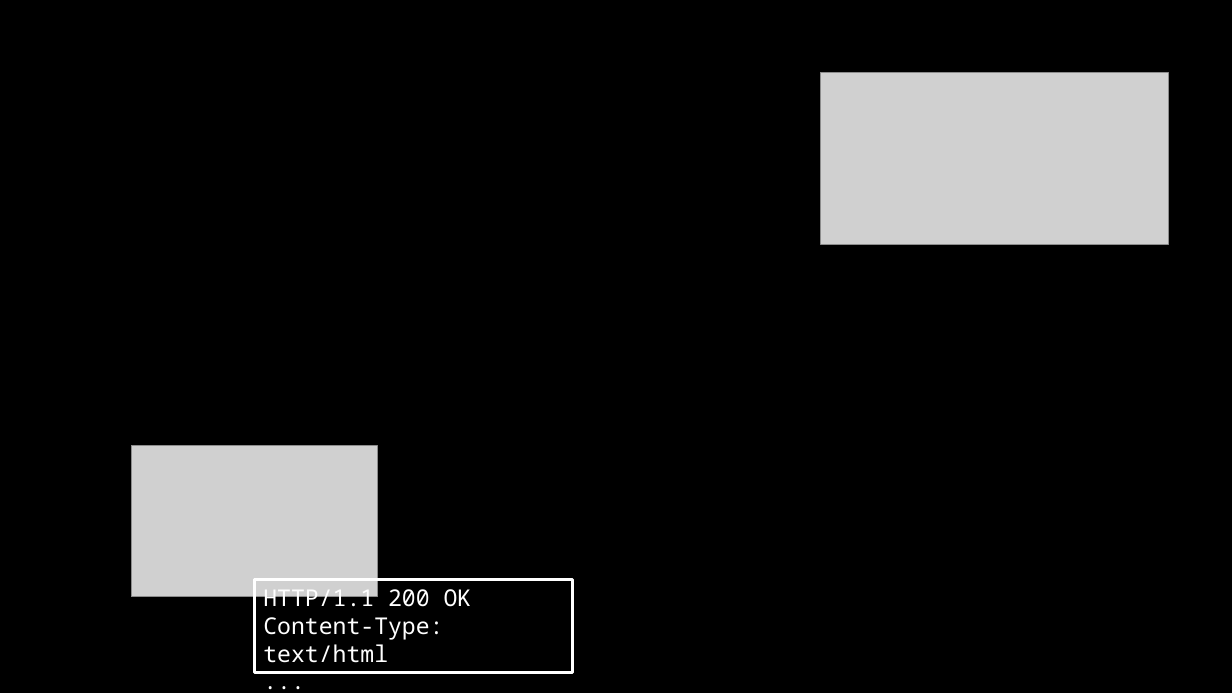
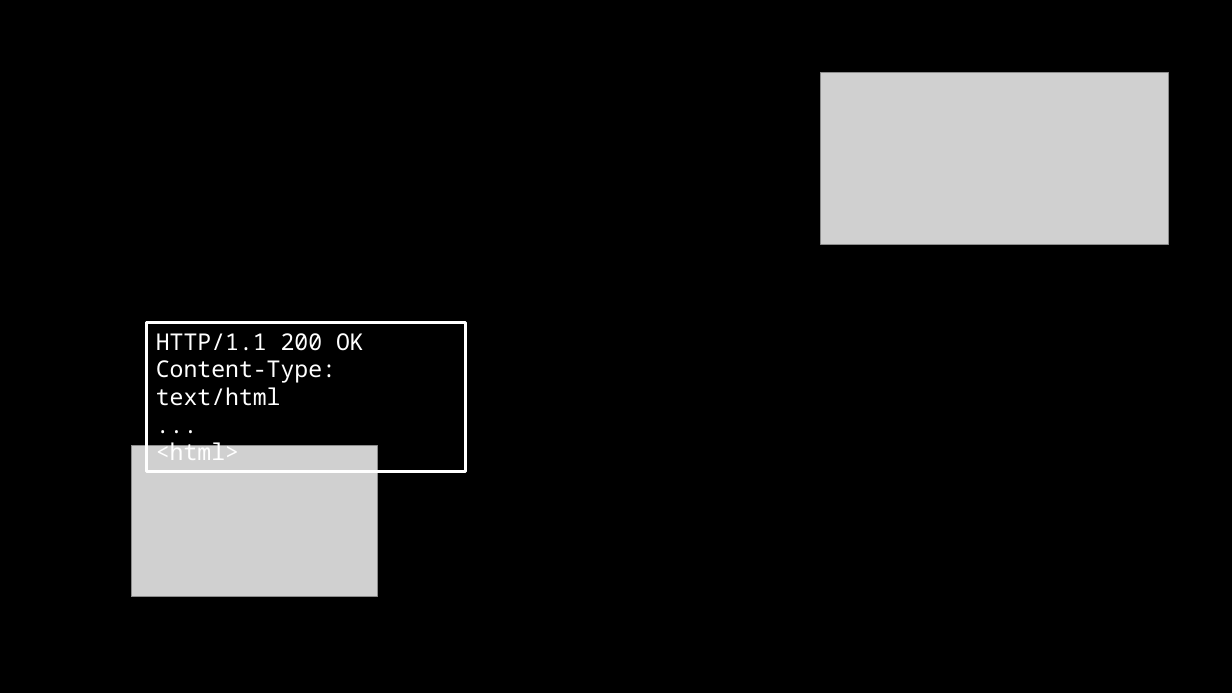
Before and after one commit to sartajd/js101-2022, a slide deck: slide 4 of lecture13/slides13.pptx. Drawn at 1232x693 pixels with LibreOffice and Linux fonts; fonts in the diff are those of the drawing; grey boxes stand for pictures. Boxes give left, top, right and bottom in pixels: in the first picture for what was removed or moved away, otherwise in the second. Text is boxed around its words. In the diff, an @@ line names an element or a change of style, - is before the commit and + after.

Commit message:
lecture25 uploaded

```diff
--- a/lecture13/slides13.pptx
+++ b/lecture13/slides13.pptx
@@ rectangle "HTTP/1.1 200 OK": place and size @@
-rectangle "HTTP/1.1 200 OK" at bbox=[254, 579, 573, 673]
+rectangle "HTTP/1.1 200 OK" at bbox=[147, 323, 466, 472]
@@ text in rectangle at bbox=[156, 439, 239, 460]: paragraph added @@
+<html>
```
Also in this commit, not shown: 2 other slides changed, 30 other files.
